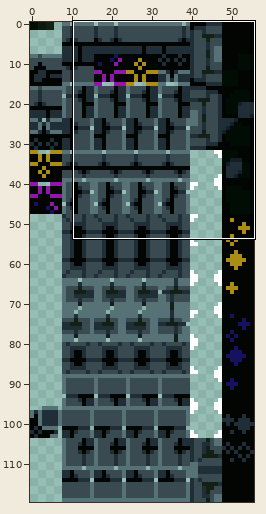
Two states of a sprite sheet, sprites/spr_library_foreground_tileset_1/5df16ced-cdd5-45dd-8b7f-25ed065bba6c.png. Above, an overview of the earlier version with the close-up marked.
Close-up. Earlier state:
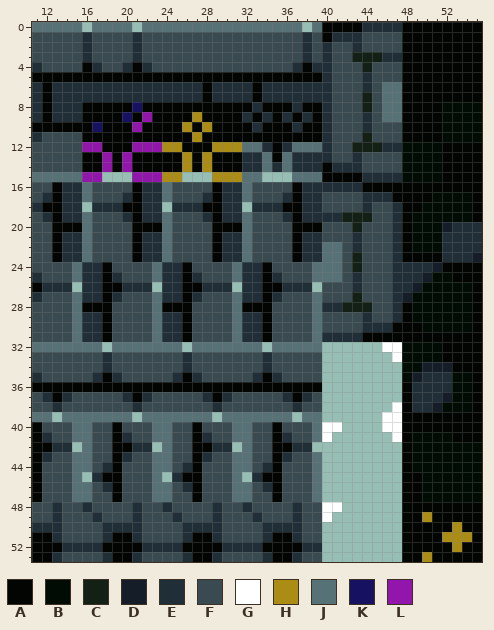
The file is 56x120 pixels. Shown: x 11..55, y 0..53.
Palette (. is transparent): A #030503  B #010c04  C #132016  D #151d28  E #202e37  F #394a50  G #ffffff  H #ab8d16  J #577277  K #171161  L #9216ab
Pixels before (only the part around the change), first column x 11:
 0 JJJJJ.JJJJ.JJJJJJJJJJJJJJJJ.JAAAAEEEEAAAAAAAA
 1 FFFFFEFFFFEFFFFFFFFFFFFFFFFEFAEEEFFFFAAAAAAAA
 2 FFFFFEFFFFEFFFFFFFFFFFFFFFFEFEFFEFFFFAAAAAAAA
 3 FFFFFEFFFFEFFFFFFFFFFFFFFFFEFEFFCCCEEAAAAAAAA
 4 EFFFFAEFFEAEFFFFFFFFFFFFFFEAEEFFFCFFFAAAAAAAA
 5 AAAAAAAAAAAAAAAAAAAAAAAAAAAAAEFFFEFFFAAAAAAAA
 6 EAEEEEEEEEEEEEEEEAEEEEAEEEEEEEFFFEFJJAAAAAAAA
 7 EAEEEEEEEEEEEEEEEAEEEEAEEEEEEEFFFCFJJAAAAAAAA
 8 EAEEEAAAAAKAAAAAAAAAAAEAAAEAAEFFFCFJJAAAABBBB
 9 EAEEEAAAAKALAAAAHAAAAEAEAEAEAEFFFEFJJAAAABBBB
10 AAAAAAKAAALAAAAHAHAAAAEAAAEAAEFFFEFFFAAAABBBB
11 EFFFFAAAAAAAAAAAHAAAAAAAAAAAAEFFFCFFFAAAABBBB
12 FFFFFLLAAALLLHHAAAHHHJJEAEJJJEFFCCCEEBBBBAAAA
13 FFFFFAALALAAAAAHAHAAAEEJAJEEEEFFEFFFFBBBBAAAA
14 FFFFFAALALAAAAAHAHAAAEEJEJEEEAEEEFFFFBBBBAAAA
15 JJJJJLL...LLLHH...HHHJJ...JJJAAAAEEEEBBBBAAAA
16 FFAEEJFFFFAEEJFFFFAEEJFFFFAEEEEEEAAAAAAAAAAAA
17 FEAEEJFFFEAEEJFFFEAEEJFFFEAEEFFFFEEEAAAABBBBA
18 EAAEE.EEEAAEE.EEEAAEE.EEEAAEEFFFFEFFEAABBBBBA
19 FEAEEJFFFEAEEJFFFEAEEJFFFEAEEEECCCFFEABBBBBBA
20 FFAAAJFFFFAAAJFFFFAAAJFFFFAAAFFFCFFFEABBBDEEE
21 FFAEEJFFFFAEEJFFFFAEEJFFFFAEEFFFEFFFEABBBEEEE
22 FFAEEJFFFFAEEJFFFFAEEJFFFFAEEJJFEFFFEABBBEEEE
23 FFAEEJFFFFAEEJFFFFAEEJFFFFAEEJJFCFFFEAAAAEEED
24 FFFFJEEAFFFFJEEAFFFFJEEAFFFFJJJFCFFFEEEEDAAAA
25 EFFFJEEAEFFFJEEAEFFFJEEAEFFFJJJFEFFFEEEDBBAAA
26 AEEE.EEAAEEE.EEAAEEE.EEAAEEE.FFFEFFFEEDBBBBBA
27 EFFFJEEAEFFFJEEAEFFFJEEAEFFFJFFFCFFFEDBBBBBBA
28 FFFFJAAAFFFFJAAAFFFFJAAAFFFFJEECCCFFEABBBBBBA
29 FFFFJEEAFFFFJEEAFFFFJEEAFFFFJFFFFEFFEABBBBBBA
30 FFFFJEEAFFFFJEEAFFFFJEEAFFFFJFFFFEEEAAABBBBBA
31 FFFFJEEAFFFFJEEAFFFFJEEAFFFFJEEEEAAAAAAAAAAAA
32 JJJJJJJ.JJJJJJJ.JJJJJJJ.JJJJJ......GGBBBBAAAA
33 FFFFFFFEFFFFFFFEFFFFFFFEFFFFF.......GBBBBAAAA
34 FFFFFFFEFFFFFFFEFFFFFFFEFFFFF........BBDDDAAA
35 EFFFFFEAEFFFFFEAEFFFFFEAEFFFF........BDEEEBBA
36 AAAAAAAAAAAAAAAAAAAAAAAAAAAAA........AEEEEBBA
37 FEAEFFFFFEAEFFFFFEAEFFFFFEAEF........AEEEDBBA
38 FFEFFFFFFFEFFFFFFFEFFFFFFFEFF.......GAEEDBBBA
39 JJ.JJJJJJJ.JJJJJJJ.JJJJJJJ.JJ......GGAAAAAAAA
40 AFFFJJFFAFFFJJFFAFFFJJFFAFFFJGG....GGAAAAAAAA
41 AEFFJJFFAEFFJJFFAEFFJJFFAEFFJG......GABBBBAAA
42 AAEE.JFFAAEE.JFFAAEE.JFFAAEE.........ABBBBBBB
43 AEFFJJFFAEFFJJFFAEFFJJFFAEFFJ........ABBBBBBB
44 AFFFJJFEAFFFJJFEAFFFJJFEAFFFJ........ABBBBBBB
45 AFFFJ.EAAFFFJ.EAAFFFJ.EAAFFFJ........AABBBBBB
46 AFFFJJFEAFFFJJFEAFFFJJFEAFFFJ........AABBBBBB
47 AFFFJJFFAFFFJJFFAFFFJJFFAFFFJ........AABBBBBB
48 FFEFFEFFFFEFFEFFFFEFFEFFFFEFFGG......AAAAAAAA
49 FFEFFFEFFFEFFFEFFFEFFFEFFFEFFG.......AAHAAAAA
50 EEEFFFFEEEEFFFFEEEEFFFFEEEEFF........AAAAAHAA
51 AAEFFFFEAAEFFFFEAAEFFFFEAAEFF........AAAAHHHA
52 AAAEEEEAAAAEEEEAAAAEEEEAAAAEE........AAAAAHAA
New version:
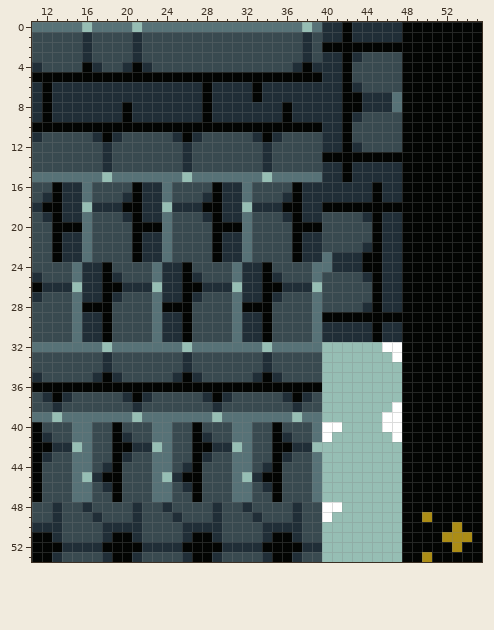
Difference:
Changed rows in their new state; - is an unchanged pixel.
first column x 16:
 0 ------------------------EE-E------------
 1 ------------------------E-A-EEEE--------
 2 ------------------------AAAAAAAA--------
 3 -------------------------EAEFFFF--------
 4 -------------------------EA-F-----------
 5 -------------------------EA-F-----------
 6 -------------------------EAEF-FF--------
 7 -------------------------EAAEEE---------
 8 EEEE-EEEEEEE-EEEE-EE--EE-EAAEEE-----AAAA
 9 EEEEAEEEEEEE-EEE-E-EAE-E-EAEF-FF----AAAA
10 -A---A----A-A----A---A---EA-F-------AAAA
11 FE-EFFFFFE-EFFFFFE-EFFFF-EA-F-------AAAA
12 FFEFFFFFFFEFFFFFFF-FFFFF-EAEFFFFAAAA----
13 FFEFFFFFFFEFFFFFFFEFFFFFAAAAAAAAAAAA----
14 FFEFFFFFFFEFFFFFFFEFFFFFE-A-EEEEAAAA----
15 JJ-JJJJJJJ-JJJJJ---JJ---EE-E----AAAA----
16 ----------------------------E-EE--------
17 ------------------------EEEE-A-E---AAAA-
18 ------------------------AAAAAAAA--AAAAA-
19 ------------------------FFFFEAE--AAAAAA-
20 ---------------------------F-AE--AAAAAAA
21 ---------------------------F-AE--AAAAAAA
22 ------------------------FF-FEAE--AAAAAAA
23 -------------------------EEEAAE-----AAAA
24 -------------------------EEEAAE-AAAA----
25 ------------------------FF-FEAE-AAAAA---
26 ---------------------------F-AE-AAAAAAA-
27 ---------------------------F-AE-AAAAAAA-
28 ------------------------FFFFEAE--AAAAAA-
29 ------------------------AAAAAAAA-AAAAAA-
30 ------------------------EEEE-A-E--AAAAA-
31 ----------------------------E-EE--------
32 --------------------------------AAAA----
33 --------------------------------AAAA----
34 --------------------------------AAAAA---
35 --------------------------------AAAAAAA-
36 ---------------------------------AAAAAA-
37 ---------------------------------AAAAAA-
38 ---------------------------------AAAAAA-
41 ---------------------------------AAAA---
42 ---------------------------------AAAAAAA
43 ---------------------------------AAAAAAA
44 ---------------------------------AAAAAAA
45 ----------------------------------AAAAAA
46 ----------------------------------AAAAAA
47 ----------------------------------AAAAAA
Changed places in both close-ups, as pixel boxes (x1, y1, x2, y2):
changed: (82, 22, 482, 502)
